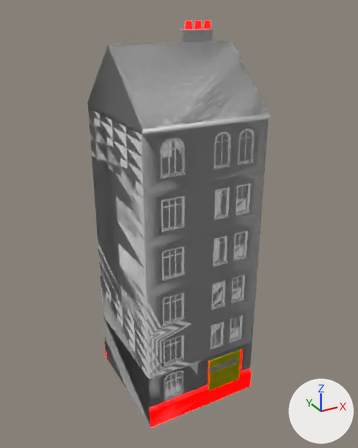
Renders of the Blender file rnc_source_files/Apartments/Variant1/Straight9/rnc_apt_v1_s9_c1_f6.blend from each side of a commit.
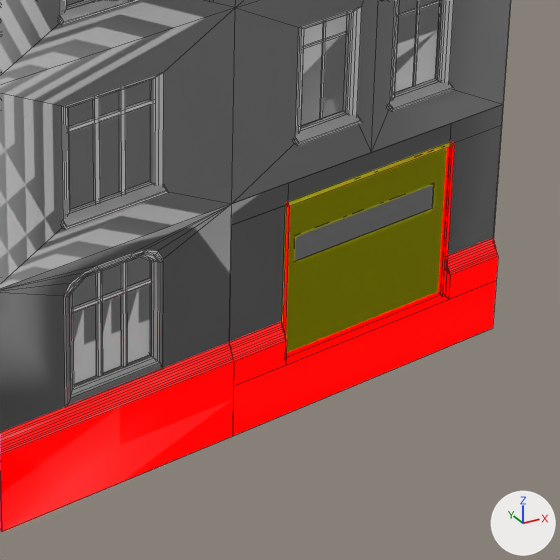
Old and new are each drawn whole from a 50 mm camera at (-16.04, -29.88, 27.65) aimed at (0.28, -0.2, 12.82) and again close up on the part from 42% to 74% of the width and 72% to 97% of the height. Arrows for +X, +Y and +Z are at lower right; the lights stay in place. The close-ups show mesh edges as thin lines.

Script lines for the objects in view, before the commit:
```python
me_cube_003 = bpy.data.meshes.new('Cube.003')
me_cube_003.from_pydata(...)  # 40 vertices, 30 faces; spans x -3.16..3.3, y -4.43..-4.38, z 1.12..3.12
me_cube_003.materials.append(mat_glass_penetration)  # blue #1a10e7
me_cube_012 = bpy.data.meshes.new('Cube.012')
me_cube_012.from_pydata(...)  # 80 vertices, 20 faces; spans x -3.3..3.3, y -4.4..4.4, z 4.3..20.4
me_cube_012.polygons.foreach_set('use_smooth', [True] * 20)
# faces by material slot: [9, 11]
me_cube_012.materials.append(mat_upper_windows)  # its picture is missing
me_cube_012.materials.append(mat_upper_windows_lit)  # its picture is missing
me_cube_049 = bpy.data.meshes.new('Cube.049')
me_cube_049.from_pydata(...)  # 1460 vertices, 978 faces; spans x -4.5..4.5, y -4.6..4.6, z 3.5..21.0
me_cube_049.polygons.foreach_set('use_smooth', [True] * 978)
# faces by material slot: [150, 624, 204]
me_cube_049.materials.append(mat_cinderblock_beige)  # its picture is missing
me_cube_049.materials.append(mat_wood_bars)  # its picture is missing
me_cube_049.materials.append(mat_wood_frame)  # its picture is missing
ob_3_upper_floors = bpy.data.objects.new('3_Upper-Floors', me_cube_049)
ob_3_upper_floors.parent = ob_upper_floors
ob_3_upper_floors.location = (0.0, 0.0, 0.0)
ob_3_upper_window_c1 = bpy.data.objects.new('3_Upper-Window-C1', me_cube_012)
ob_3_upper_window_c1.parent = ob_upper_floors
ob_3_upper_window_c1.location = (0.0, 0.0, 0.0)
ob_firegeo_windows_ground_floor = bpy.data.objects.new('FireGeo_Windows_Ground-Floor', me_cube_003)
ob_firegeo_windows_ground_floor.parent = ob_firegeo_ground_floor
ob_firegeo_windows_ground_floor.location = (0.0, 0.0, 0.0)
ob_firegeo_windows_ground_floor.hide_set(True)
# also in view: '3_Upper-Window-C2' at (0.0, 0.0, 12.38); '2_Frame_Ground-Floor' at (0.0, 0.0, 1.3); '1_Frame_Ground-Floor' at (0.0, 0.0, 1.3); '2_WindowsIntact_Ground-Floor' at (0.07, -4.4, 2.12); '3_Door_Ground-Floor' at (1.45, -0.32, 1.6)
```
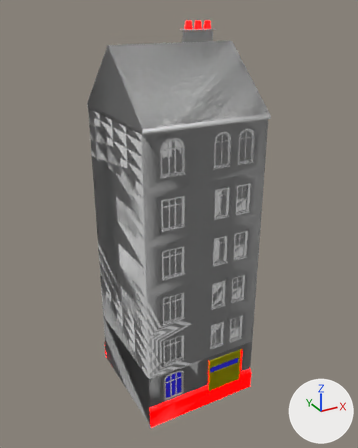
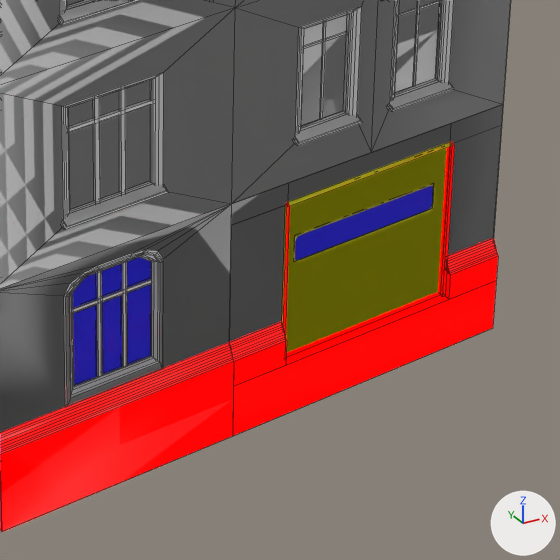
Where the change shows, as pixel boxes [x1, y1, x2, y2] in the close-ups (560 x 560 px):
'FireGeo_Windows_Ground-Floor', shown (blue)
    after: [73, 186, 433, 385]
'3_WindowsBroken_Ground-Floor', unchanged, covered by the edit
    before: [73, 209, 429, 384]
'2_WindowsIntact_Ground-Floor', unchanged, covered by the edit
    before: [304, 186, 433, 234]

What changed in the scene script:
```text
Change ob_firegeo_windows_ground_floor:
    remove ob_firegeo_windows_ground_floor.hide_set(True)
```
